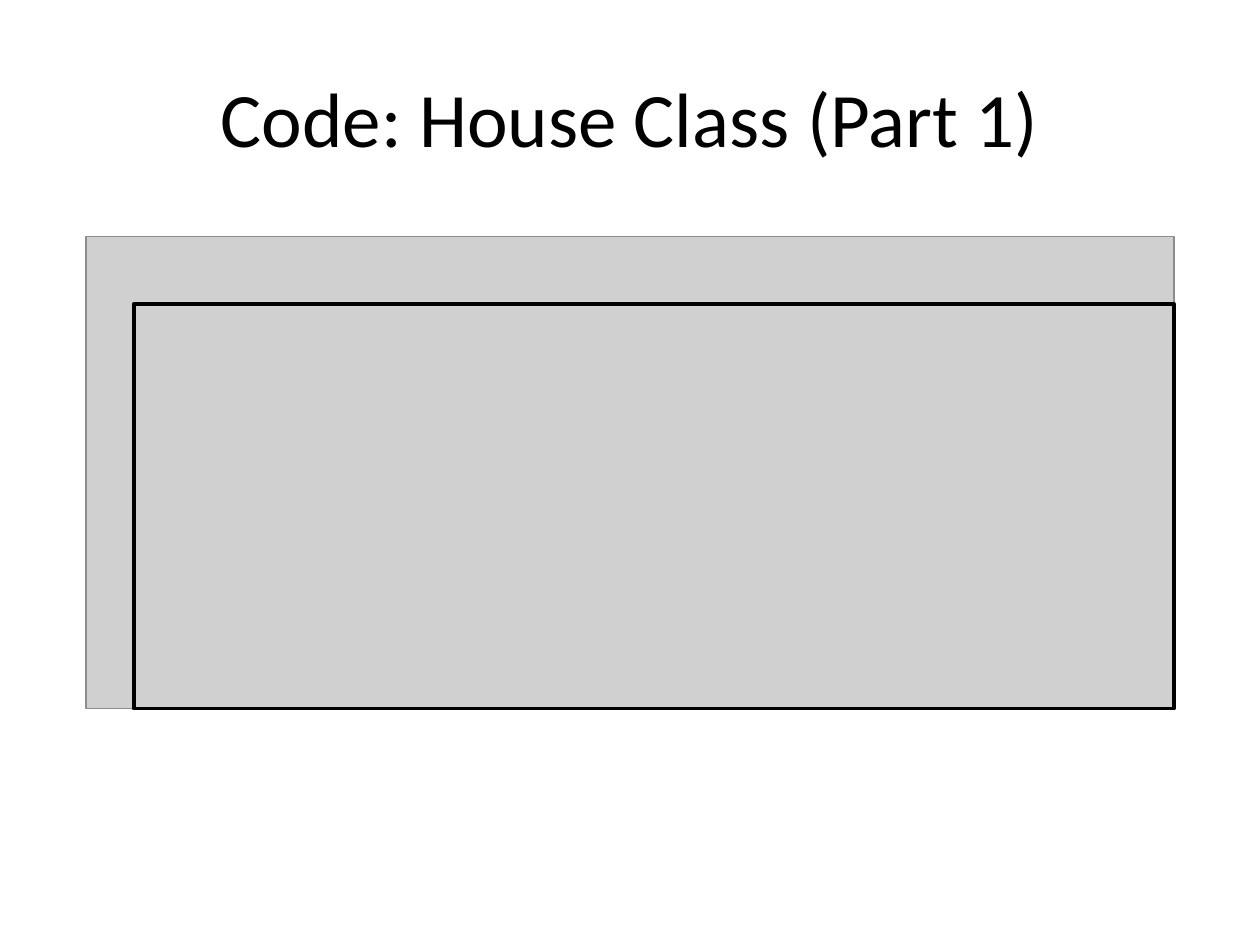
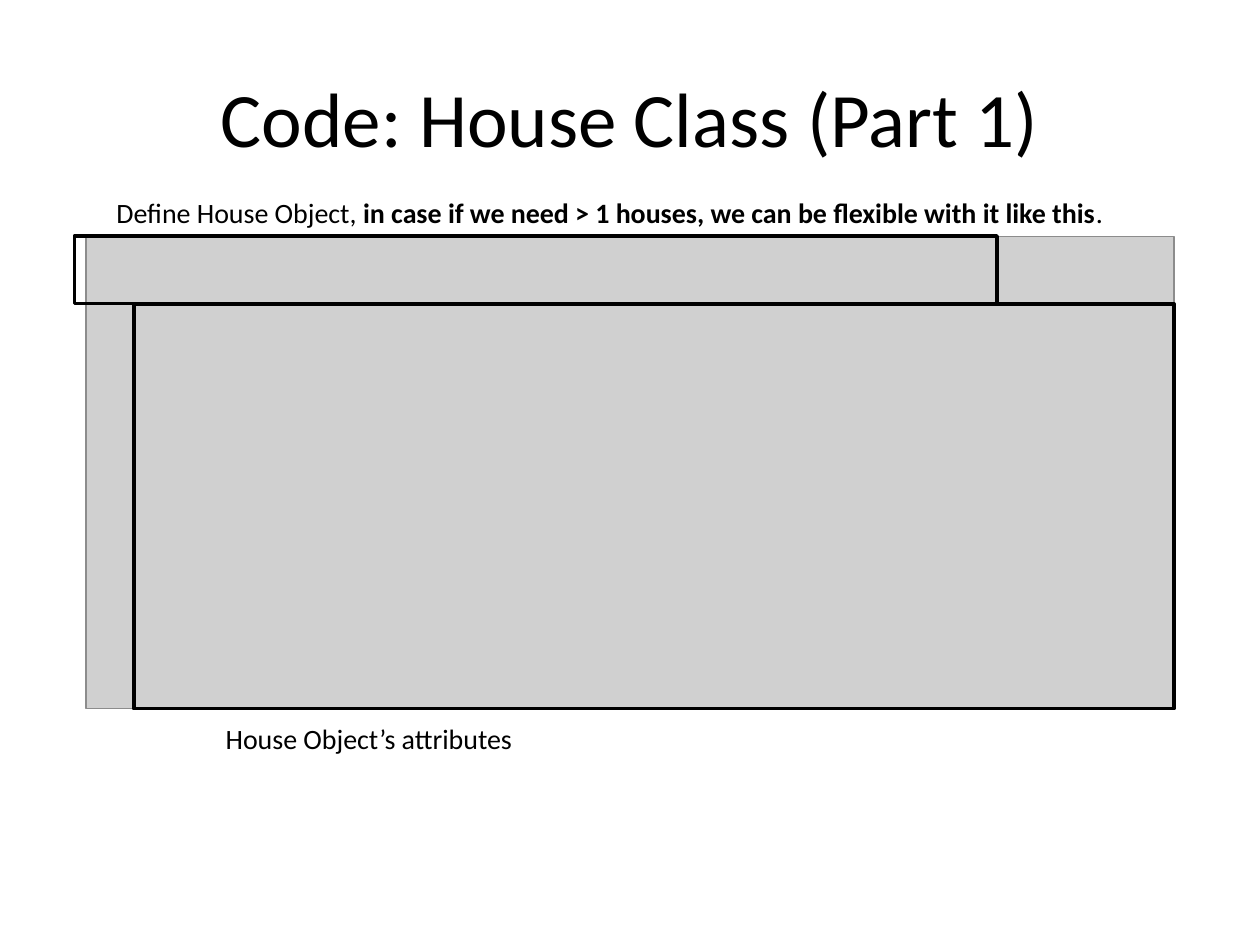
Before and after one commit to jzrlza/SmartHomePrototype, a slide deck: slide 15 of project_presentation.pptx. Drawn at 1260x945 pixels with LibreOffice and Linux fonts; fonts in the diff are those of the drawing; grey boxes stand for pictures. Boxes give left, top, right and bottom in pixels: in the first picture for what was removed or moved away, otherwise in the second. Text is boxed around its words. In the diff, an @@ line names an element or a change of style, - is before the commit and + after.

```diff
--- a/project_presentation.pptx
+++ b/project_presentation.pptx
@@ text added at bbox=[116, 203, 1103, 228], 16 pt, text #000000, bold @@
+Define House Object, in case if we need > 1 houses, we can be flexible with it like this.
@@ rectangle added at bbox=[74, 236, 997, 304], outline #000000 2 pt @@
@@ text added at bbox=[226, 729, 512, 754], 16 pt, text #000000 @@
+House Object’s attributes
```
Also in this commit, not shown: 8 other slides changed.
